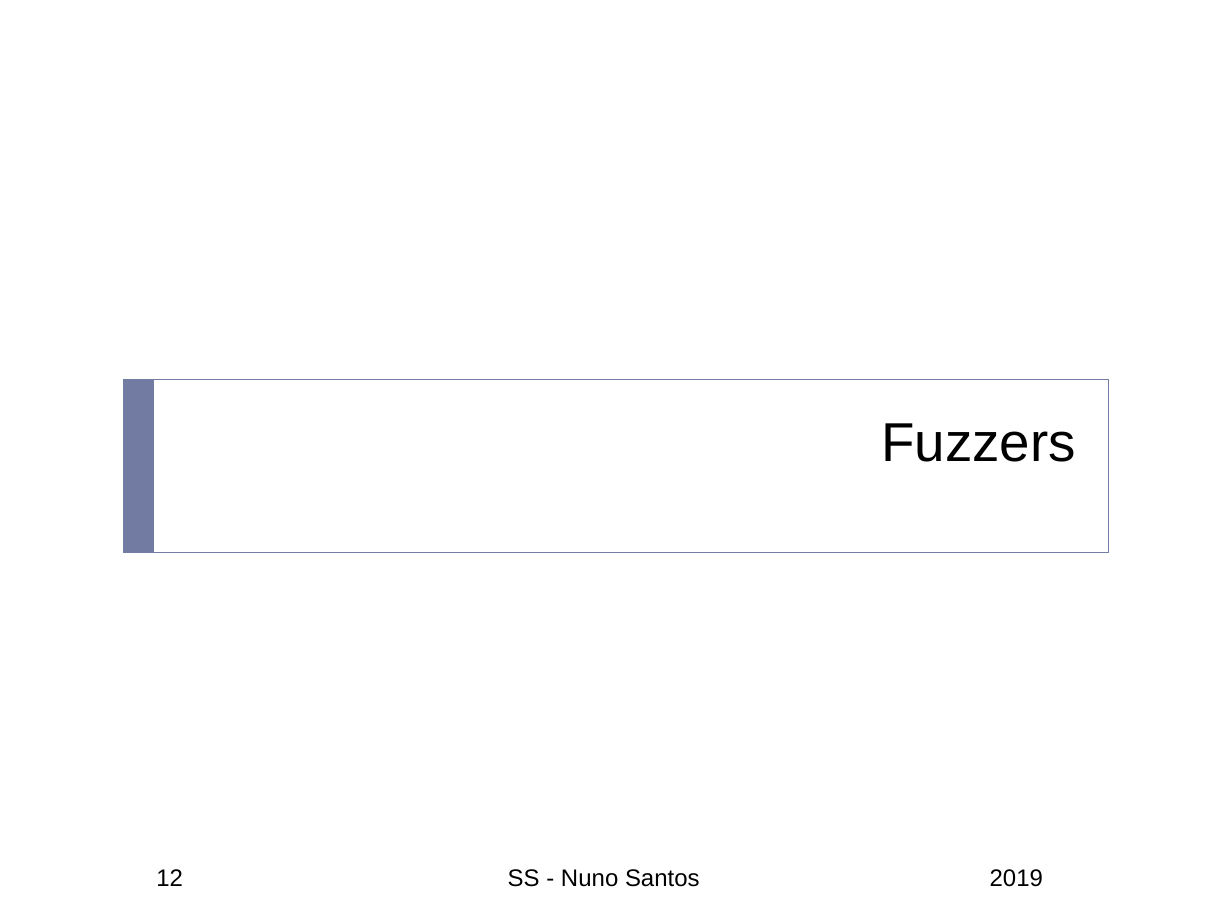
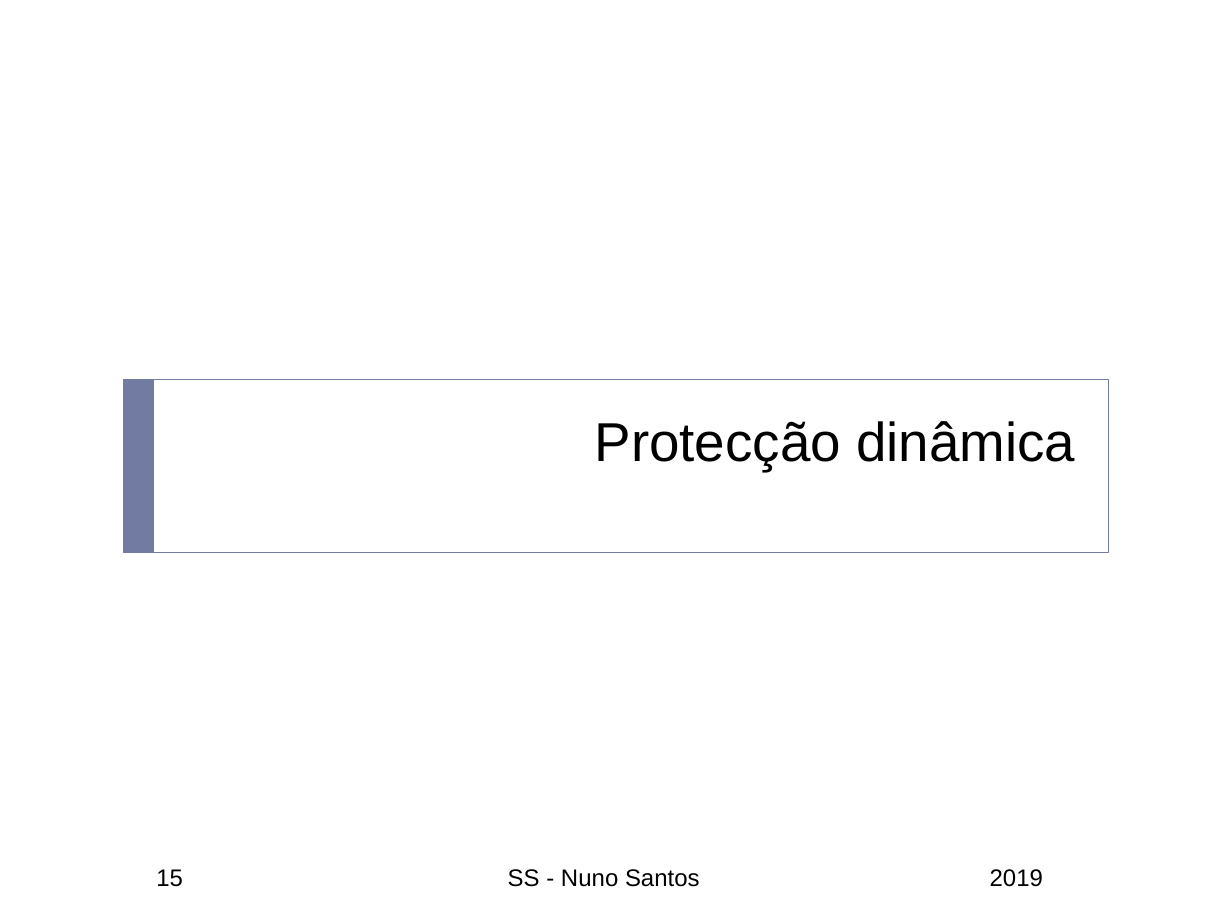
Before and after one commit to nuno-santos/acite2019, a slide deck: slide 15 of teoricas/acite2019-07-estatica_dinamica.pptx (slide 12 before the commit). Drawn at 1232x924 pixels with LibreOffice and Linux fonts; fonts in the diff are those of the drawing; background and template pictures are left out. Boxes give left, top, right and bottom in pixels: in the first picture for what was removed or moved away, otherwise in the second. Text is boxed around its words. In the diff, an @@ line names an element or a change of style, - is before the commit and + after.

```diff
--- a/teoricas/acite2019-07-estatica_dinamica.pptx
+++ b/teoricas/acite2019-07-estatica_dinamica.pptx
@@ title at box(595, 421, 1075, 471): text changed @@
-Fuzzers
+Protecção dinâmica
@@ page number at box(156, 869, 183, 887): text changed @@
-12
+15
```
Also in this commit, not shown: 6 other slides changed, 14 slides added, 12 slides removed.
